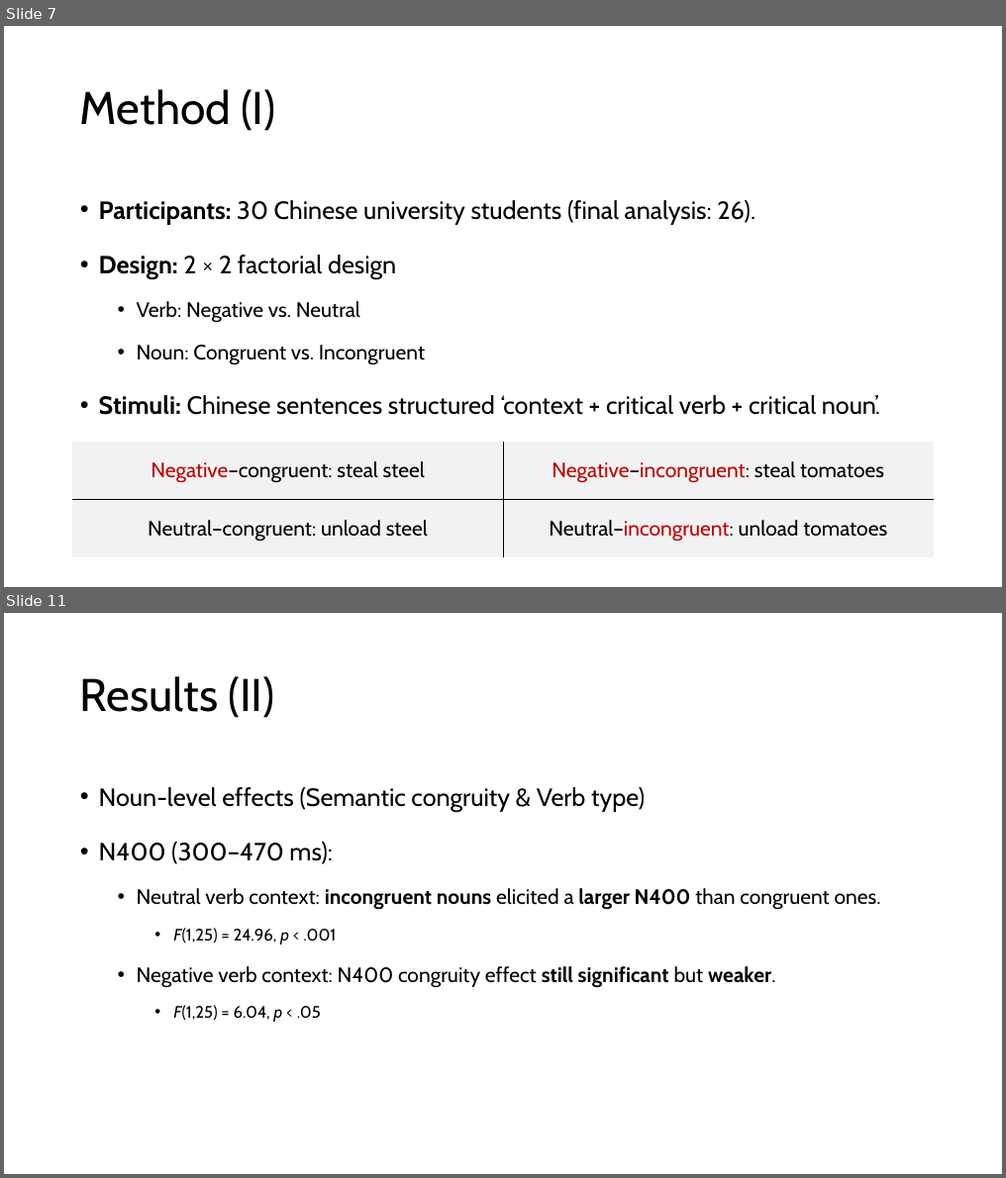
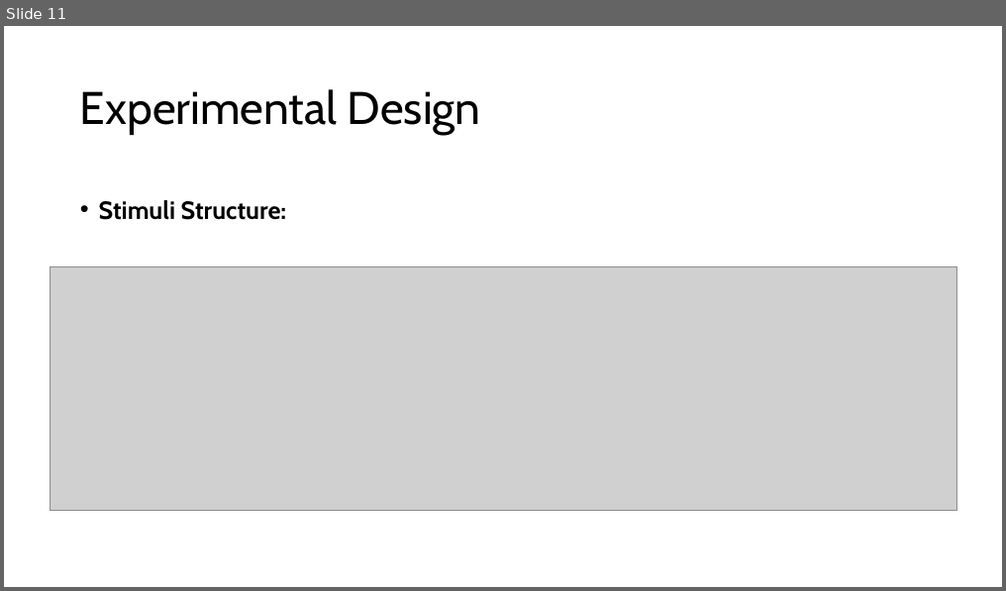
Before and after one commit to haba6030/Linguistics_Experiment, a slide deck: JinilKim_TermProject.pptx. Shown one above the other, each under a label of ours: slides 7 and 11 before the commit, slide 11 after it; the slides between them are not shown. The pictures are 1006x1178 and 1006x591 pixels, drawn with LibreOffice and Linux fonts; fonts in the diff are those of the drawing; grey boxes stand for pictures. Boxes give left, top, right and bottom in pixels: in the first picture for what was removed or moved away, otherwise in the second. Text is boxed around its words. In the diff, an @@ line names an element or a change of style, - is before the commit and + after.

Commit message:
Pilot analysis

```diff
--- a/JinilKim_TermProject.pptx
+++ b/JinilKim_TermProject.pptx
@@ slide 11 removed at (x1=4, y1=613, x2=1002, y2=1174), background #FFFFFF @@
@@ title removed at (x1=80, y1=676, x2=275, y2=718) @@
-Results (II)
@@ text removed at (x1=99, y1=787, x2=881, y2=1022) @@
-• Noun-level effects (Semantic congruity & Verb type)
-• N400 (300–470 ms):
-  • Neutral verb context: incongruent nouns elicited a larger N400 than congruent ones.
-    • F(1,25) = 24.96, p < .001
-  • Negative verb context: N400 congruity effect still significant but weaker.
-    • F(1,25) = 6.04, p < .05
@@ what was slide 7 is now slide 11 @@
@@ slide 11 changed as well @@
@@ title at (x1=80, y1=89, x2=481, y2=135): text changed @@
-Method (I)
+Experimental Design
@@ text at (x1=99, y1=200, x2=287, y2=220): text changed; bold on @@
-• Participants: 30 Chinese university students (final analysis: 26).
-• Design: 2 × 2 factorial design
-  • Verb: Negative vs. Neutral
-  • Noun: Congruent vs. Incongruent
-• Stimuli: Chinese sentences structured ‘context + critical verb + critical noun’.
+• Stimuli Structure:
@@ picture added at (x1=50, y1=267, x2=957, y2=510) @@
@@ table removed at (x1=73, y1=442, x2=934, y2=558), 2 rows, 2 columns @@
-Negative–congruent: steal steel | Negative–incongruent: steal tomatoes
-Neutral–congruent: unload steel | Neutral–incongruent: unload tomatoes
```
Also in this commit, not shown: 3 other slides changed, 29 slides added, 9 other slides removed, 23 other files.
